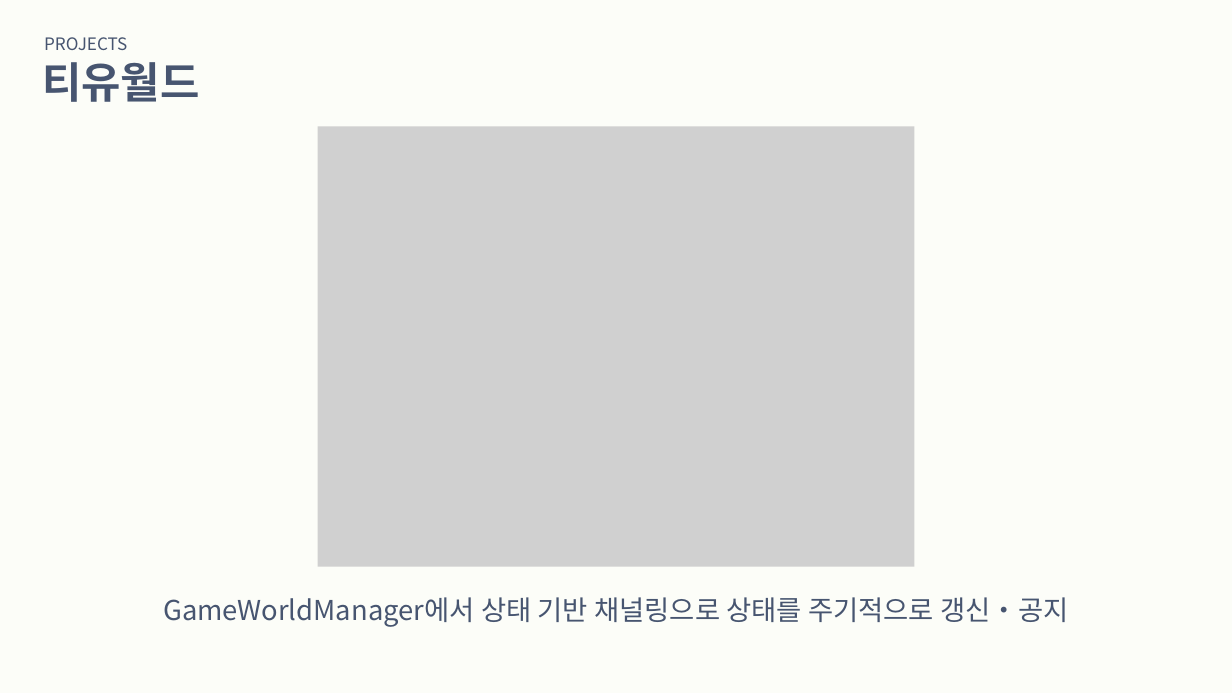
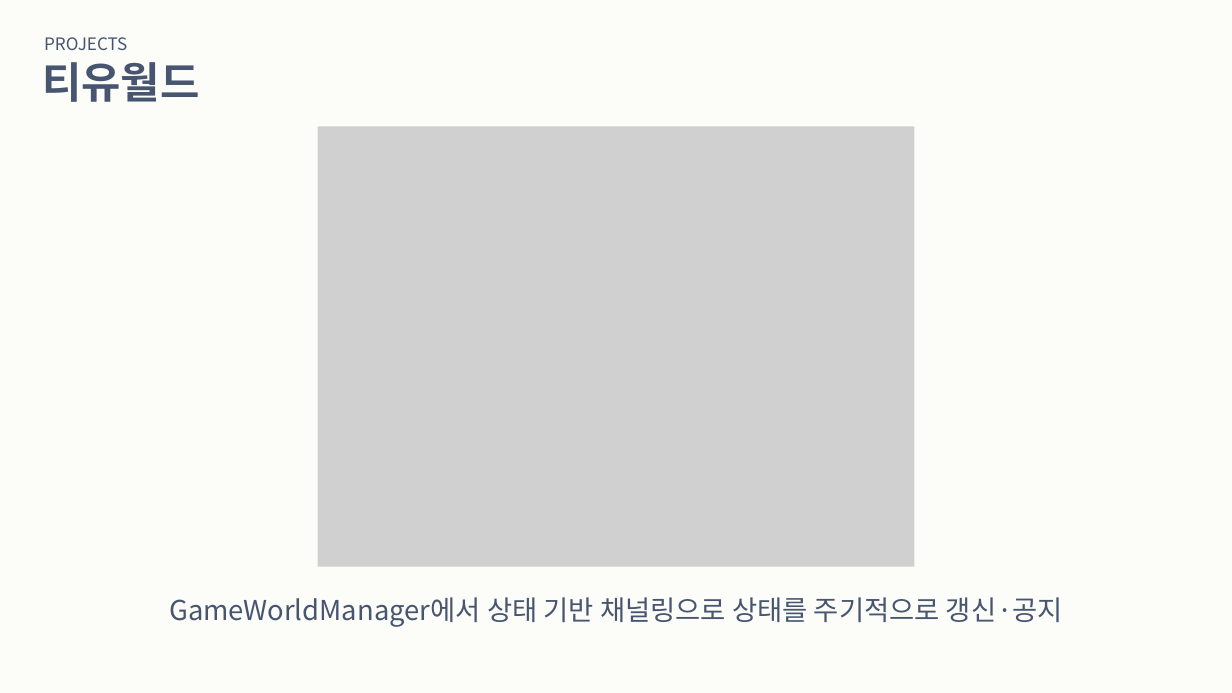
Before and after one commit to sungone/GP2025, a slide deck: slide 8 of 문서/포트폴리오/황수지/황수지포트폴리오.pptx. Drawn at 1232x693 pixels with LibreOffice and Linux fonts; fonts in the diff are those of the drawing; grey boxes stand for pictures. Boxes give left, top, right and bottom in pixels: in the first picture for what was removed or moved away, otherwise in the second. Text is boxed around its words. In the diff, an @@ line names an element or a change of style, - is before the commit and + after.

```diff
--- a/문서/포트폴리오/황수지/황수지포트폴리오.pptx
+++ b/문서/포트폴리오/황수지/황수지포트폴리오.pptx
@@ text "GameWorldManager에서 상태 기반 채널링으로 상태를 ..." at (169,597,1063,627): font Noto Sans CJK SC to Noto Sans CJK KR in "GameWorldManager에서 상태 기반 상태를 주기적으로 갱신·공지" @@
```
Also in this commit, not shown: 1 other slide changed.
